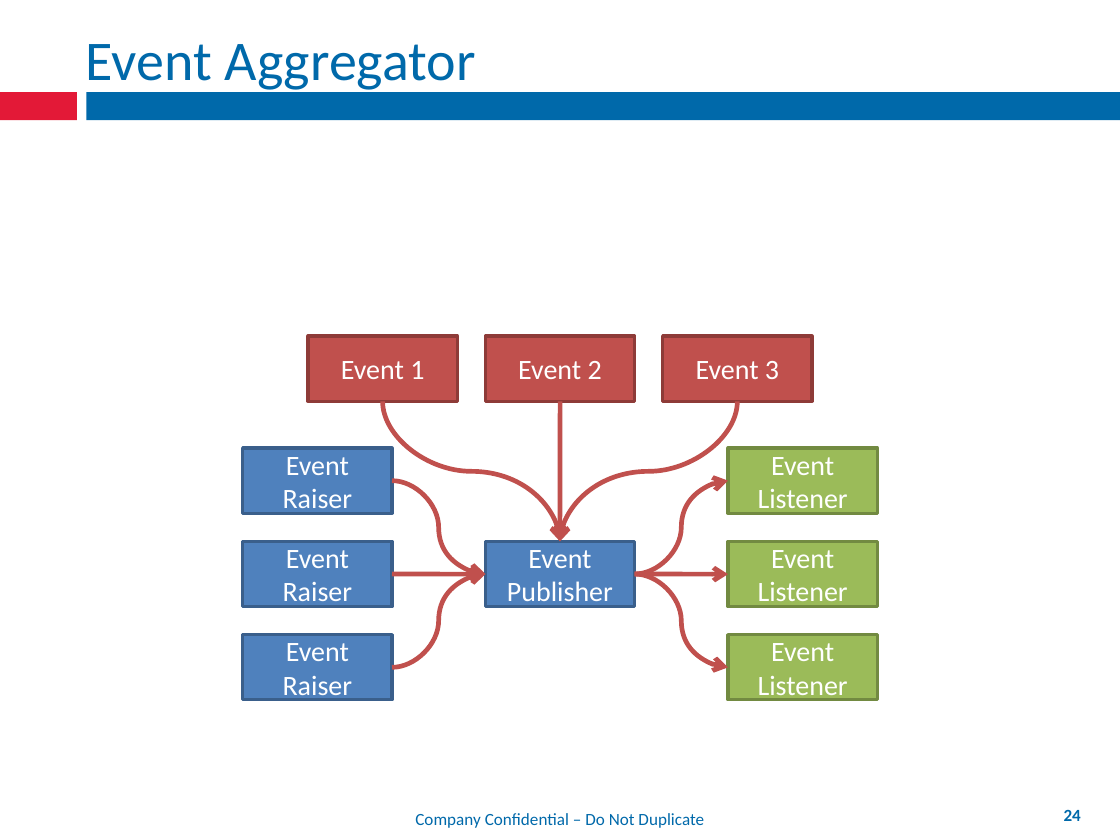
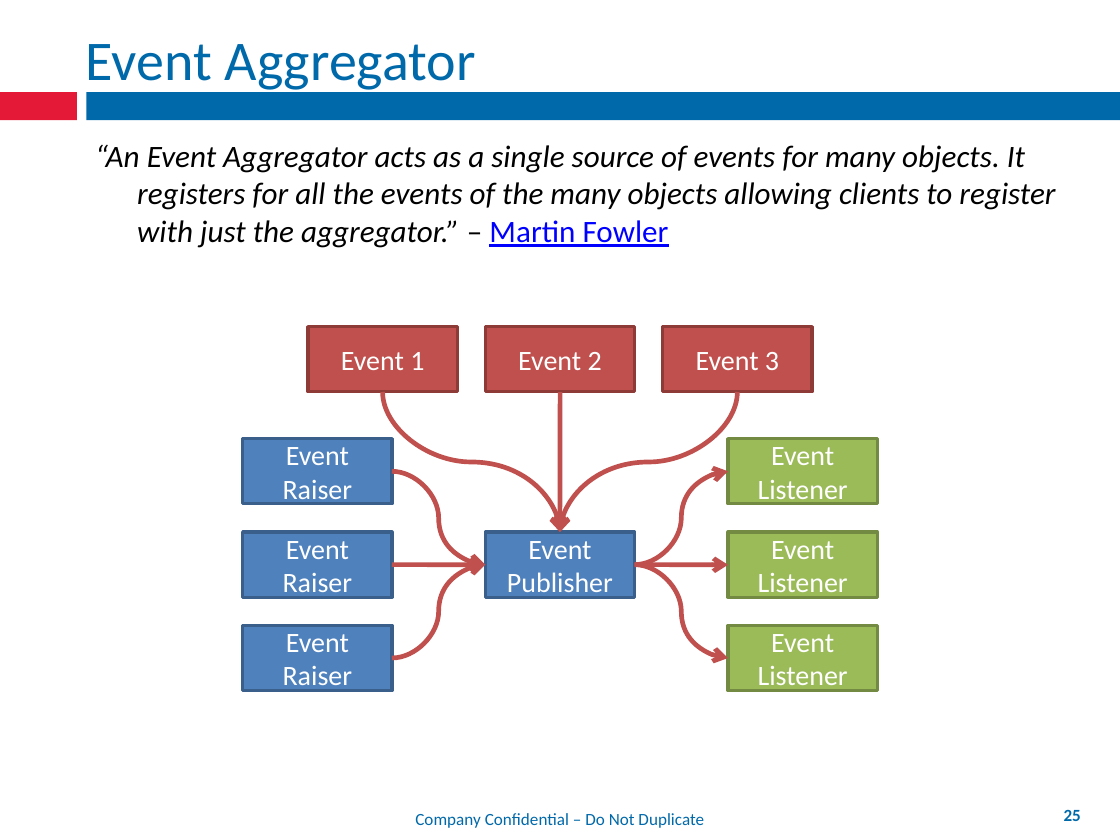
Before and after one commit to mxriverlynn/presentations-and-training, a slide deck: slide 25 of Decoupling Workflow With App Controler/Decoupling Workflow From Forms.pptx (slide 24 before the commit). Drawn at 1120x840 pixels with LibreOffice and Linux fonts; fonts in the diff are those of the drawing; background and template pictures are left out. Boxes give left, top, right and bottom in pixels: in the first picture for what was removed or moved away, otherwise in the second. Text is boxed around its words. In the diff, an @@ line names an element or a change of style, - is before the commit and + after.

```diff
--- a/Decoupling Workflow With App Controler/Decoupling Workflow From Forms.pptx
+++ b/Decoupling Workflow With App Controler/Decoupling Workflow From Forms.pptx
@@ text added at [95, 145, 1055, 248], 20 pt, text #000000, italic @@
+“An Event Aggregator acts as a single source of events for many objects. It registers for all the events of the many objects allowing clients to register with just the aggregator.” – Martin Fowler
@@ 10 rectangles, 9 curved arrows: place and size @@
-10 rectangles, 9 curved arrows at [243, 336, 877, 700]
+10 rectangles, 9 curved arrows at [243, 327, 877, 690]
@@ page number at [1064, 810, 1081, 821]: text changed @@
-24
+25
```
Also in this commit, not shown: 5 other slides changed, 3 slides added, 2 slides removed.
